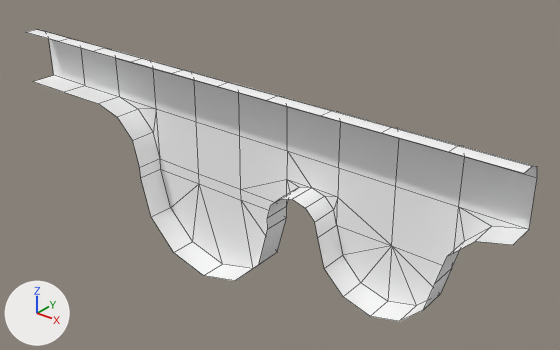
Renders of the FBX model Assets/3_3D/Meshes/Tile_v2/Drops/SM_drop_1.fbx from each side of a commit.
One viewpoint serves both versions: a 50 mm lens placed at (3.98, -5.69, 4.02), pointed at (0.3, -1.08, 1.16). Lighting does not change. The marker at lower left points along +X, +Y and +Z. Mesh edges are drawn as thin lines. Where no turn or scale is listed for an object, it has been applied to the vertices.

The first picture shows 'SM_drop_1'.
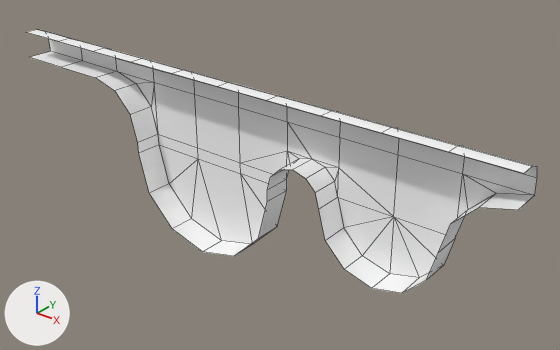
Changed parts and their boxes [x1, y1, x2, y2] in the pictures (560 x 350 px; the box of a moved part takes in the faces that stretch with it):
'SM_drop_1', reshaped (10% shorter)
    before: [27, 29, 537, 321]
    after: [27, 29, 537, 293]
part 1 of me_mesh, moved or reshaped
    before: [33, 48, 535, 321]
    after: [30, 48, 535, 293]

The change, as a list of edits to the scene's bpy script:
```text
Change me_mesh:
    where me_mesh.from_pydata(...)  # 116 vertices, 104 faces; spans x -2.5..2.5, y -1.5..-1.25, z 0.15..2.0
    used by ob_sm_drop_1; location = (0.0, 0.0, 0.0)
    me_mesh part 1: all 72 vertices in x -2.5..2.5, y -1.5..-1.25, z 0.15..1.5 are moved by (0.0, 0.0, 0.25)
```
